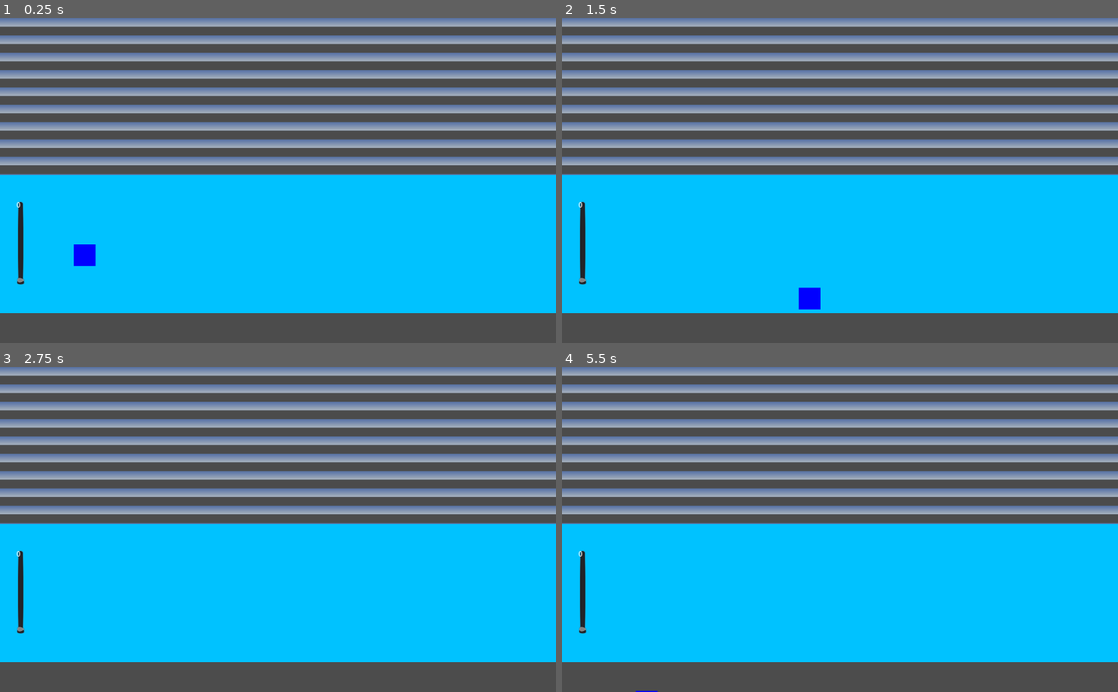
Above: before the commit, frames 1-4 (two rows, left to right).
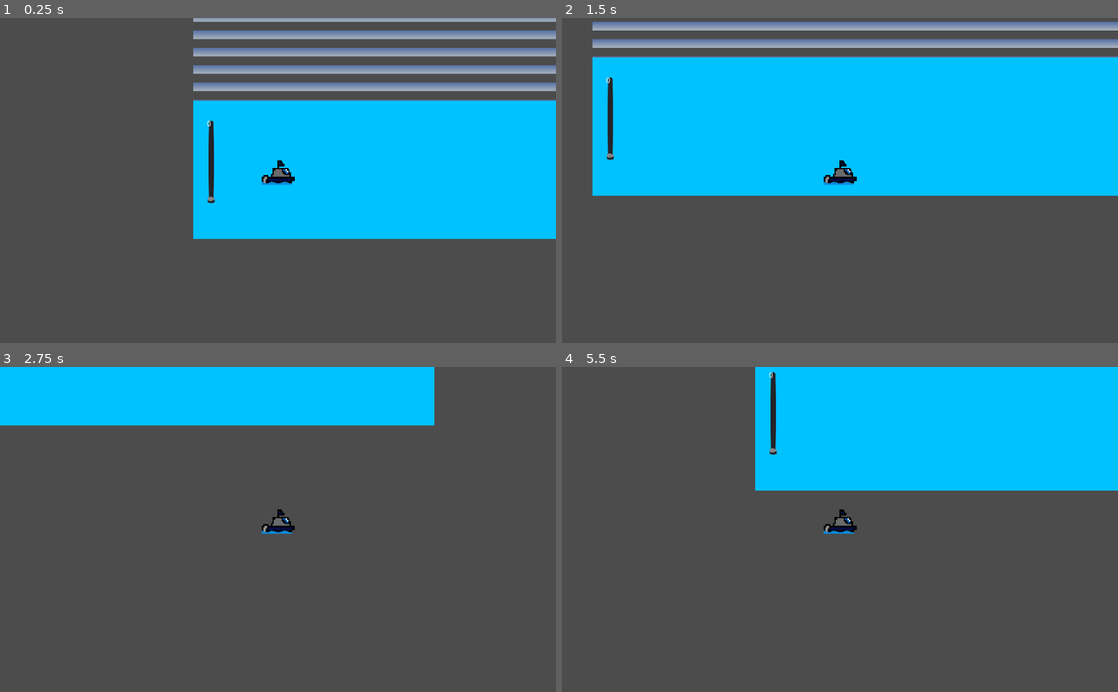
Above: after the commit, the same moments.

Repository: PedroVenanci0/Rivieira
Game: Godot game, scene res://scenes/World.tscn
Two runs of this game, one before a commit and one after it. Both use one fixed random seed, a clock stepped at 60 frames per second and the inputs below. Before the commit the project has no main scene; this scene is started directly in both runs. A sky picture missing from this copy of the repository is replaced by a grey-blue gradient.
Inputs:
- Up to frame 1 (0.25 s): no input
- Up to frame 2 (1.5 s): tap Enter at 0.5 s; hold Right (right) 0.53-1.28 s; hold S (down) from 1.28 s (still down)
- Up to frame 3 (2.75 s): release S (down) at 2.03 s; hold Right (right) from 2.03 s (still down)
- Up to frame 4 (5.5 s): release Right (right) at 2.78 s; hold W (up) 2.78-3.53 s; hold A (left) 3.53-5.03 s; hold S (down) from 5.03 s (still down)

The runs differ from the first frame. In frame 1, 67% of the frame differs, in the area x 0-100%, y 0-91%; in frame 2, 81%; in frame 3, 73%; in frame 4, 79%.

Commit message:
AmbienteTeste

Diff:
--- a/JogoMNR/project.godot
+++ b/JogoMNR/project.godot
@@ -11,6 +11,7 @@
 [application]
 
 config/name="Pedro Venâncio"
+run/main_scene="res://scenes/World.tscn"
 config/icon="res://icon.png"
 
 [display]
--- a/JogoMNR/scenes/Player.tscn
+++ b/JogoMNR/scenes/Player.tscn
@@ -1,15 +1,21 @@
-[gd_scene load_steps=2 format=2]
+[gd_scene load_steps=4 format=2]
 
 [ext_resource path="res://scripts/Player.gd" type="Script" id=1]
+[ext_resource path="res://assets/bg/barco azul clone-1_sub.png.png" type="Texture" id=2]
+
+[sub_resource type="RectangleShape2D" id=1]
+extents = Vector2( 811.541, 175.754 )
 
 [node name="Player" type="KinematicBody2D"]
 script = ExtResource( 1 )
 
+[node name="Sprite" type="Sprite" parent="."]
+position = Vector2( -3, -26 )
+scale = Vector2( 0.0870536, 0.0970982 )
+texture = ExtResource( 2 )
+flip_h = true
+
 [node name="CollisionShape2D" type="CollisionShape2D" parent="."]
-
-[node name="ColorRect" type="ColorRect" parent="."]
-margin_left = -20.0
-margin_top = -19.0
-margin_right = 20.0
-margin_bottom = 21.0
-color = Color( 0.00784314, 0, 1, 1 )
+position = Vector2( 0.624999, 0.375 )
+scale = Vector2( 0.0340402, 0.0362723 )
+shape = SubResource( 1 )
--- a/JogoMNR/scenes/World.tscn
+++ b/JogoMNR/scenes/World.tscn
@@ -33,11 +33,14 @@
 [node name="Player" parent="." instance=ExtResource( 1 )]
 position = Vector2( 156, 437 )
 
+[node name="Camera2D" type="Camera2D" parent="Player"]
+current = true
+
 [node name="VSlider" type="VSlider" parent="."]
-margin_left = 30.0
-margin_top = 339.0
-margin_right = 46.0
-margin_bottom = 492.0
+margin_left = 25.0
+margin_top = 326.0
+margin_right = 41.0
+margin_bottom = 479.0
 
 [node name="Label" type="Label" parent="VSlider"]
 margin_right = 40.0
--- /dev/null
+++ b/JogoMNR/scenes/parallax.tscn
@@ -0,0 +1,98 @@
+[gd_scene load_steps=10 format=2]
+
+[ext_resource path="res://scenes/Player.tscn" type="PackedScene" id=1]
+[ext_resource path="res://assets/Parallax_Backgrounds_Dock/Dock/6.png" type="Texture" id=2]
+[ext_resource path="res://assets/Parallax_Backgrounds_Dock/Dock/4.png" type="Texture" id=3]
+[ext_resource path="res://assets/Parallax_Backgrounds_Dock/Dock/7.png" type="Texture" id=4]
+[ext_resource path="res://assets/Parallax_Backgrounds_Dock/Dock/8.png" type="Texture" id=5]
+[ext_resource path="res://assets/Parallax_Backgrounds_Dock/Dock/0.png" type="Texture" id=6]
+[ext_resource path="res://assets/Parallax_Backgrounds_Dock/Dock/3.png" type="Texture" id=7]
+[ext_resource path="res://assets/Parallax_Backgrounds_Dock/Dock/5.png" type="Texture" id=8]
+[ext_resource path="res://assets/Parallax_Backgrounds_Dock/Dock/2.png" type="Texture" id=10]
+
+[node name="parallax" type="Node2D"]
+
+[node name="ParallaxBackground" type="ParallaxBackground" parent="."]
+
+[node name="ParallaxLayer" type="ParallaxLayer" parent="ParallaxBackground"]
+motion_scale = Vector2( 0.6, 1 )
+motion_mirroring = Vector2( 1024, 0 )
+
+[node name="ceu" type="Sprite" parent="ParallaxBackground/ParallaxLayer"]
+position = Vector2( 515, 148 )
+scale = Vector2( 2.67188, 1 )
+texture = ExtResource( 6 )
+
+[node name="ParallaxLayer2" type="ParallaxLayer" parent="ParallaxBackground"]
+motion_scale = Vector2( 0.6, 1 )
+motion_mirroring = Vector2( 1020, 0 )
+
+[node name="nuvens" type="Sprite" parent="ParallaxBackground/ParallaxLayer2"]
+position = Vector2( 512, 140 )
+scale = Vector2( 2.66406, 2.72222 )
+
+[node name="ParallaxLayer3" type="ParallaxLayer" parent="ParallaxBackground"]
+motion_mirroring = Vector2( 1020, 0 )
+
+[node name="fundo_sombra" type="Sprite" parent="ParallaxBackground/ParallaxLayer3"]
+position = Vector2( 522, 324 )
+texture = ExtResource( 10 )
+
+[node name="ParallaxLayer4" type="ParallaxLayer" parent="ParallaxBackground"]
+motion_mirroring = Vector2( 1018, 0 )
+
+[node name="arvores_01" type="Sprite" parent="ParallaxBackground/ParallaxLayer4"]
+position = Vector2( 511.5, 301 )
+scale = Vector2( 2.66406, 2.75 )
+texture = ExtResource( 7 )
+
+[node name="ParallaxLayer5" type="ParallaxLayer" parent="ParallaxBackground"]
+motion_mirroring = Vector2( 1018, 0 )
+
+[node name="arvores_02" type="Sprite" parent="ParallaxBackground/ParallaxLayer5"]
+position = Vector2( 513, 296.5 )
+scale = Vector2( 2.65104, 2.70833 )
+texture = ExtResource( 3 )
+
+[node name="ParallaxLayer6" type="ParallaxLayer" parent="ParallaxBackground"]
+motion_mirroring = Vector2( 1018, 0 )
+
+[node name="arvores_03" type="Sprite" parent="ParallaxBackground/ParallaxLayer6"]
+position = Vector2( 520, 342 )
+texture = ExtResource( 8 )
+
+[node name="ParallaxLayer7" type="ParallaxLayer" parent="ParallaxBackground"]
+motion_mirroring = Vector2( 1020, 0 )
+
+[node name="fundo_sombra_lake" type="Sprite" parent="ParallaxBackground/ParallaxLayer7"]
+position = Vector2( 511.5, 298.5 )
+scale = Vector2( 2.6849, 2.76389 )
+texture = ExtResource( 2 )
+
+[node name="ParallaxLayer8" type="ParallaxLayer" parent="ParallaxBackground"]
+motion_mirroring = Vector2( 1020, 0 )
+
+[node name="fundo_do_lake" type="Sprite" parent="ParallaxBackground/ParallaxLayer8"]
+position = Vector2( 512, 298.5 )
+scale = Vector2( 2.66667, 2.75463 )
+texture = ExtResource( 4 )
+
+[node name="ParallaxLayer9" type="ParallaxLayer" parent="ParallaxBackground"]
+motion_mirroring = Vector2( 1026, 0 )
+
+[node name="agua" type="Sprite" parent="ParallaxBackground/ParallaxLayer9"]
+position = Vector2( 513, 304 )
+scale = Vector2( 2.67187, 2.77315 )
+texture = ExtResource( 5 )
+__meta__ = {
+"_edit_group_": true
+}
+
+[node name="Player" parent="." instance=ExtResource( 1 )]
+position = Vector2( 176, 289 )
+
+[node name="Camera2D" type="Camera2D" parent="Player"]
+position = Vector2( -2, 2 )
+current = true
+smoothing_enabled = true
+smoothing_speed = 3.0
--- /dev/null
+++ b/JogoMNR/teste.tscn
@@ -0,0 +1,216 @@
+[gd_scene load_steps=13 format=2]
+
+[ext_resource path="res://scenes/Player.tscn" type="PackedScene" id=1]
+[ext_resource path="res://assets/bg/j4.png" type="Texture" id=2]
+[ext_resource path="res://assets/bg/j3.png" type="Texture" id=3]
+[ext_resource path="res://assets/bg/j2.png" type="Texture" id=4]
+[ext_resource path="res://assets/bg/j1.png" type="Texture" id=5]
+[ext_resource path="res://assets/Parallax_Backgrounds_Dock/agua.png" type="Texture" id=6]
+[ext_resource path="res://assets/leito/04-removebg-preview.png" type="Texture" id=7]
+[ext_resource path="res://assets/leito/06-removebg-preview.png" type="Texture" id=8]
+[ext_resource path="res://assets/leito/03-removebg-preview.png" type="Texture" id=9]
+[ext_resource path="res://assets/leito/05-removebg-preview.png" type="Texture" id=10]
+[ext_resource path="res://assets/leito/buts_01-removebg-preview.png" type="Texture" id=11]
+[ext_resource path="res://assets/leito/buts_02-removebg-preview.png" type="Texture" id=12]
+
+[node name="Node2D" type="Node2D"]
+__meta__ = {
+"_edit_horizontal_guides_": [ 779.0, 12.0 ],
+"_edit_vertical_guides_": [ 1.0 ]
+}
+
+[node name="Player" parent="." instance=ExtResource( 1 )]
+position = Vector2( 80, 477 )
+__meta__ = {
+"_edit_group_": true
+}
+
+[node name="Camera2D" type="Camera2D" parent="Player"]
+position = Vector2( 1, 0 )
+current = true
+limit_left = 1
+limit_top = 12
+limit_bottom = 779
+smoothing_enabled = true
+smoothing_speed = 3.0
+
+[node name="ParallaxBackground" type="ParallaxBackground" parent="."]
+
+[node name="ParallaxLayer" type="ParallaxLayer" parent="ParallaxBackground"]
+motion_mirroring = Vector2( 1020, 0 )
+
+[node name="Sprite" type="Sprite" parent="ParallaxBackground/ParallaxLayer"]
+position = Vector2( 511.5, 195 )
+scale = Vector2( 0.534896, 0.35 )
+texture = ExtResource( 2 )
+
+[node name="ParallaxLayer2" type="ParallaxLayer" parent="ParallaxBackground"]
+motion_mirroring = Vector2( 1020, 0 )
+
+[node name="Sprite" type="Sprite" parent="ParallaxBackground/ParallaxLayer2"]
+position = Vector2( 511.5, 195 )
+scale = Vector2( 0.265625, 0.346296 )
+texture = ExtResource( 3 )
+
+[node name="ParallaxLayer3" type="ParallaxLayer" parent="ParallaxBackground"]
+motion_mirroring = Vector2( 1020, 0 )
+
+[node name="Sprite" type="Sprite" parent="ParallaxBackground/ParallaxLayer3"]
+position = Vector2( 511.5, 195 )
+scale = Vector2( 0.177431, 0.345833 )
+texture = ExtResource( 4 )
+
+[node name="ParallaxLayer4" type="ParallaxLayer" parent="ParallaxBackground"]
+motion_mirroring = Vector2( 1020, 0 )
+
+[node name="Sprite" type="Sprite" parent="ParallaxBackground/ParallaxLayer4"]
+position = Vector2( 511.5, 195 )
+scale = Vector2( 0.133268, 0.344444 )
+texture = ExtResource( 5 )
+
+[node name="ParallaxLayer5" type="ParallaxLayer" parent="ParallaxBackground"]
+motion_mirroring = Vector2( 1020, 0 )
+
+[node name="Sprite" type="Sprite" parent="ParallaxBackground/ParallaxLayer5"]
+pause_mode = 2
+position = Vector2( 514, 433 )
+scale = Vector2( 2.7104, 3.16667 )
+z_index = 1
+texture = ExtResource( 6 )
+
+[node name="Sprite2" type="Sprite" parent="ParallaxBackground/ParallaxLayer5"]
+position = Vector2( 57, 354 )
+scale = Vector2( 0.342887, 0.33871 )
+texture = ExtResource( 11 )
+
+[node name="Sprite3" type="Sprite" parent="ParallaxBackground/ParallaxLayer5"]
+position = Vector2( 152, 356 )
+scale = Vector2( 0.342887, 0.33871 )
+texture = ExtResource( 12 )
+
+[node name="Sprite4" type="Sprite" parent="ParallaxBackground/ParallaxLayer5"]
+position = Vector2( 225, 360 )
+scale = Vector2( 0.342887, 0.33871 )
+texture = ExtResource( 9 )
+
+[node name="Sprite5" type="Sprite" parent="ParallaxBackground/ParallaxLayer5"]
+position = Vector2( 296, 361 )
+scale = Vector2( 0.342887, 0.33871 )
+texture = ExtResource( 7 )
+
+[node name="Sprite6" type="Sprite" parent="ParallaxBackground/ParallaxLayer5"]
+position = Vector2( 376, 357 )
+scale = Vector2( 0.342887, 0.33871 )
+texture = ExtResource( 10 )
+
+[node name="Sprite7" type="Sprite" parent="ParallaxBackground/ParallaxLayer5"]
+position = Vector2( 486, 362 )
+scale = Vector2( 0.342887, 0.33871 )
+texture = ExtResource( 8 )
+
+[node name="Sprite8" type="Sprite" parent="ParallaxBackground/ParallaxLayer5"]
+position = Vector2( 597.75, 353.75 )
+scale = Vector2( 0.342887, 0.33871 )
+texture = ExtResource( 11 )
+
+[node name="Sprite9" type="Sprite" parent="ParallaxBackground/ParallaxLayer5"]
+position = Vector2( 692.75, 355.75 )
+scale = Vector2( 0.342887, 0.33871 )
+texture = ExtResource( 12 )
+
+[node name="Sprite10" type="Sprite" parent="ParallaxBackground/ParallaxLayer5"]
+position = Vector2( 765.75, 359.75 )
+scale = Vector2( 0.342887, 0.33871 )
+texture = ExtResource( 9 )
+
+[node name="Sprite11" type="Sprite" parent="ParallaxBackground/ParallaxLayer5"]
+position = Vector2( 836.75, 360.75 )
+scale = Vector2( 0.342887, 0.33871 )
+texture = ExtResource( 7 )
+
+[node name="Sprite12" type="Sprite" parent="ParallaxBackground/ParallaxLayer5"]
+position = Vector2( 916.75, 356.75 )
+scale = Vector2( 0.342887, 0.33871 )
+texture = ExtResource( 10 )
+
+[node name="Sprite13" type="Sprite" parent="ParallaxBackground/ParallaxLayer5"]
+position = Vector2( 1026.75, 361.75 )
+scale = Vector2( 0.342887, 0.33871 )
+texture = ExtResource( 8 )
+
+[node name="Sprite14" type="Sprite" parent="ParallaxBackground/ParallaxLayer5"]
+modulate = Color( 0, 0, 0, 0.239216 )
+position = Vector2( 49.75, 390 )
+scale = Vector2( 0.342887, 0.33871 )
+texture = ExtResource( 11 )
+flip_v = true
+
+[node name="Sprite15" type="Sprite" parent="ParallaxBackground/ParallaxLayer5"]
+modulate = Color( 0, 0, 0, 0.239216 )
+position = Vector2( 144.75, 392 )
+scale = Vector2( 0.342887, 0.33871 )
+texture = ExtResource( 12 )
+flip_v = true
+
+[node name="Sprite16" type="Sprite" parent="ParallaxBackground/ParallaxLayer5"]
+modulate = Color( 0, 0, 0, 0.239216 )
+position = Vector2( 217.75, 396 )
+scale = Vector2( 0.342887, 0.33871 )
+texture = ExtResource( 9 )
+flip_v = true
+
+[node name="Sprite17" type="Sprite" parent="ParallaxBackground/ParallaxLayer5"]
+modulate = Color( 0, 0, 0, 0.239216 )
+position = Vector2( 288.75, 397 )
+scale = Vector2( 0.342887, 0.33871 )
+texture = ExtResource( 7 )
+flip_v = true
+
+[node name="Sprite18" type="Sprite" parent="ParallaxBackground/ParallaxLayer5"]
+modulate = Color( 0, 0, 0, 0.239216 )
+position = Vector2( 368.75, 393 )
+scale = Vector2( 0.342887, 0.33871 )
+texture = ExtResource( 10 )
+flip_v = true
+
+[node name="Sprite19" type="Sprite" parent="ParallaxBackground/ParallaxLayer5"]
+modulate = Color( 0, 0, 0, 0.239216 )
+position = Vector2( 478.75, 398 )
+scale = Vector2( 0.342887, 0.33871 )
+texture = ExtResource( 8 )
+flip_v = true
+
+[node name="Sprite20" type="Sprite" parent="ParallaxBackground/ParallaxLayer5"]
+modulate = Color( 0, 0, 0, 0.239216 )
+position = Vector2( 590.5, 389.75 )
+scale = Vector2( 0.342887, 0.33871 )
+texture = ExtResource( 11 )
+flip_v = true
+
+[node name="Sprite21" type="Sprite" parent="ParallaxBackground/ParallaxLayer5"]
+modulate = Color( 0, 0, 0, 0.239216 )
+position = Vector2( 685.5, 391.75 )
+scale = Vector2( 0.342887, 0.33871 )
+texture = ExtResource( 12 )
+flip_v = true
+
+[node name="Sprite22" type="Sprite" parent="ParallaxBackground/ParallaxLayer5"]
+modulate = Color( 0, 0, 0, 0.239216 )
+position = Vector2( 758.5, 395.75 )
+scale = Vector2( 0.342887, 0.33871 )
+texture = ExtResource( 9 )
+flip_v = true
+
+[node name="Sprite23" type="Sprite" parent="ParallaxBackground/ParallaxLayer5"]
+modulate = Color( 0, 0, 0, 0.239216 )
+position = Vector2( 829.5, 396.75 )
+scale = Vector2( 0.342887, 0.33871 )
+texture = ExtResource( 7 )
+flip_v = true
+
+[node name="Sprite24" type="Sprite" parent="ParallaxBackground/ParallaxLayer5"]
+modulate = Color( 0, 0, 0, 0.239216 )
+position = Vector2( 909.5, 392.75 )
+scale = Vector2( 0.342887, 0.33871 )
+texture = ExtResource( 10 )
+flip_v = true
Binary file added: JogoMNR/assets/Parallax_Backgrounds_Dock/Dock/0.png
Not shown, added: JogoMNR/assets/Parallax_Backgrounds_Dock/Dock/0.png.import
Binary file added: JogoMNR/assets/Parallax_Backgrounds_Dock/Dock/1.png
Not shown, added: JogoMNR/assets/Parallax_Backgrounds_Dock/Dock/1.png.import
Binary file added: JogoMNR/assets/Parallax_Backgrounds_Dock/Dock/2.png
Not shown, added: JogoMNR/assets/Parallax_Backgrounds_Dock/Dock/2.png.import
Binary file added: JogoMNR/assets/Parallax_Backgrounds_Dock/Dock/3 - Cloud_cover_1.png
Not shown, added: JogoMNR/assets/Parallax_Backgrounds_Dock/Dock/3 - Cloud_cover_1.png.import
Binary file added: JogoMNR/assets/Parallax_Backgrounds_Dock/Dock/3.png
Not shown, added: JogoMNR/assets/Parallax_Backgrounds_Dock/Dock/3.png.import
Binary file added: JogoMNR/assets/Parallax_Backgrounds_Dock/Dock/4.png
Not shown, added: JogoMNR/assets/Parallax_Backgrounds_Dock/Dock/4.png.import
(and 41 more such lines)
